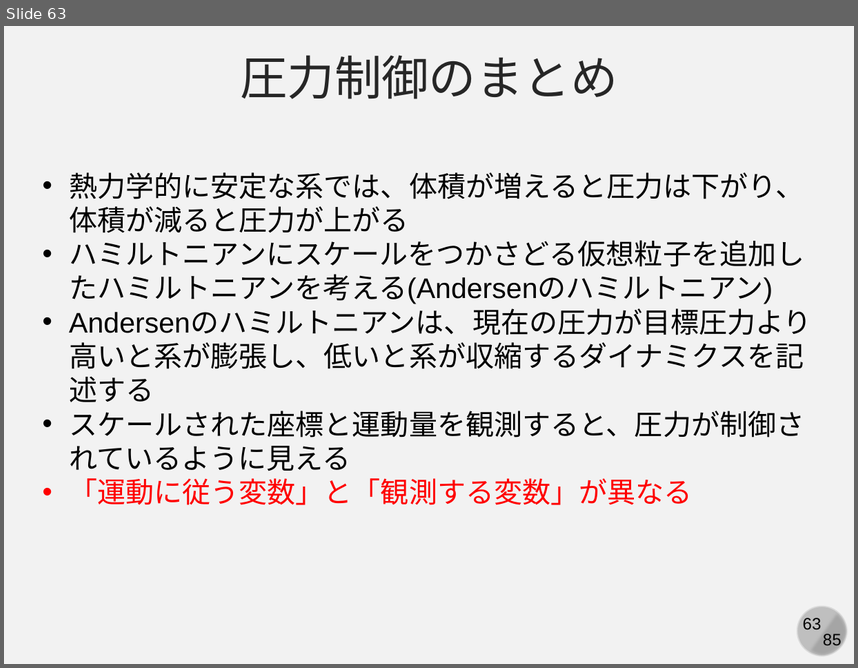
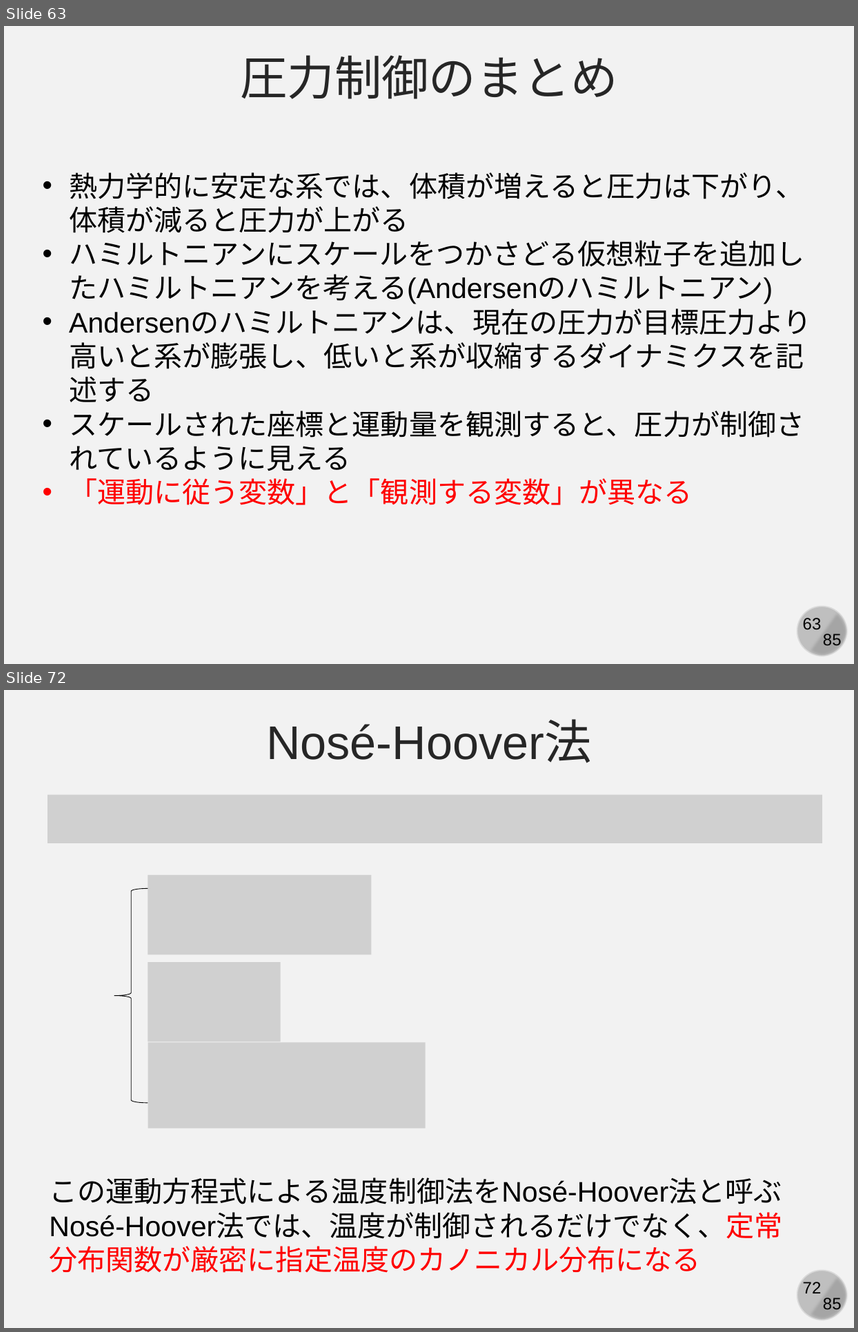
Before and after one commit to kaityo256/simulation_engineering, a slide deck: 06_md_observable/simulation06.pptx. Shown one above the other, each under a label of ours: slide 63 before the commit, slides 63 and 72 after it; the slides between them are not shown. The pictures are 858x668 and 858x1332 pixels, drawn with LibreOffice and Linux fonts; fonts in the diff are those of the drawing; grey boxes stand for pictures. Boxes give left, top, right and bottom in pixels: in the first picture for what was removed or moved away, otherwise in the second. Text is boxed around its words. In the diff, an @@ line names an element or a change of style, - is before the commit and + after.

```diff
--- a/06_md_observable/simulation06.pptx
+++ b/06_md_observable/simulation06.pptx
@@ slide 72 added at box(4, 690, 854, 1328), background #F2F2F2; not listed: 4 template elements that a slide beside it also shows @@
@@ text added at box(266, 721, 591, 763), 40 pt, text #262626 @@
+Nosé-Hoover法
@@ picture added at box(47, 795, 822, 843) @@
@@ picture added at box(148, 876, 371, 955) @@
@@ left brace added at box(114, 888, 148, 1103), outline #000000 0.5 pt @@
@@ picture added at box(148, 962, 280, 1042) @@
@@ picture added at box(148, 1042, 425, 1127) @@
@@ text added at box(49, 1177, 782, 1272), 24 pt, text #000000 @@
+この運動方程式による温度制御法をNosé-Hoover法と呼ぶ
+Nosé-Hoover法では、温度が制御されるだけでなく、定常分布関数が厳密に指定温度のカノニカル分布になる
```
Also in this commit, not shown: 2 slides changed, 8 other slides added.
